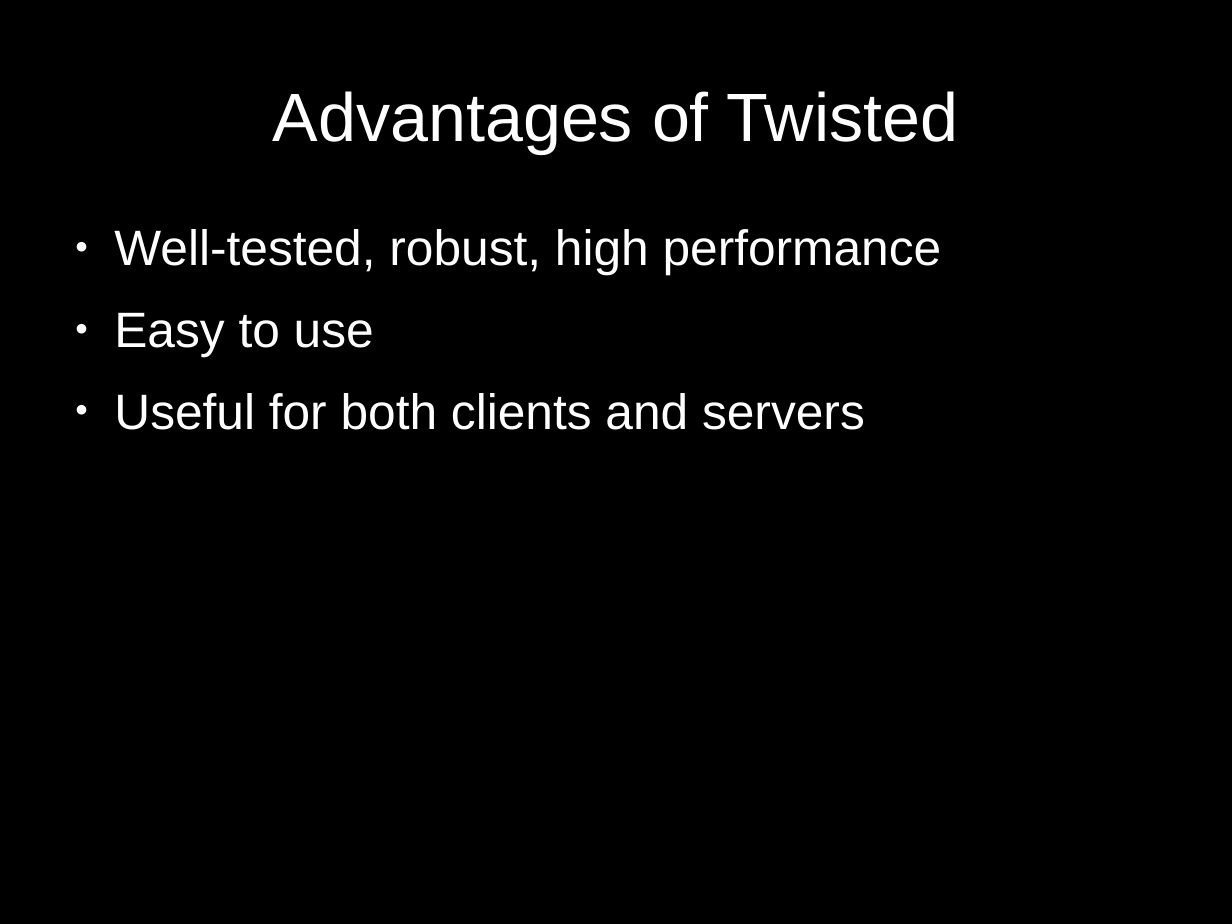
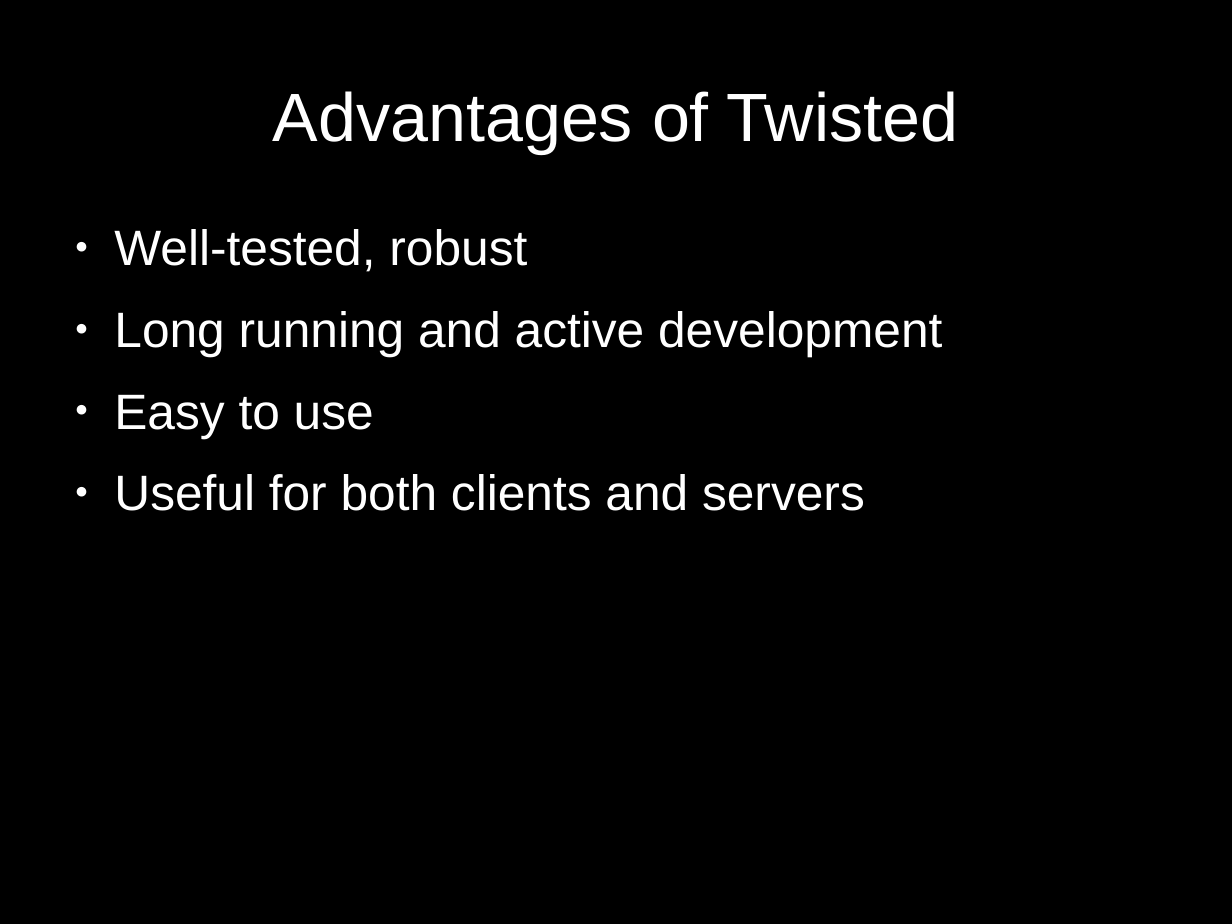
Before and after one commit to tclark/cposc2010, a slide deck: slide 3 of cposc_slides.odp. Drawn at 1232x924 pixels with LibreOffice and Linux fonts; fonts in the diff are those of the drawing. Boxes give left, top, right and bottom in pixels: in the first picture for what was removed or moved away, otherwise in the second. Text is boxed around its words. In the diff, an @@ line names an element or a change of style, - is before the commit and + after.

```diff
--- a/cposc_slides.odp
+++ b/cposc_slides.odp
@@ text at (114,229,942,357): text changed @@
-● Well-tested, robust, high performance
+● Well-tested, robust
+● Long running and active development
```
Also in this commit, not shown: 1 other slide changed, 2 other files.
